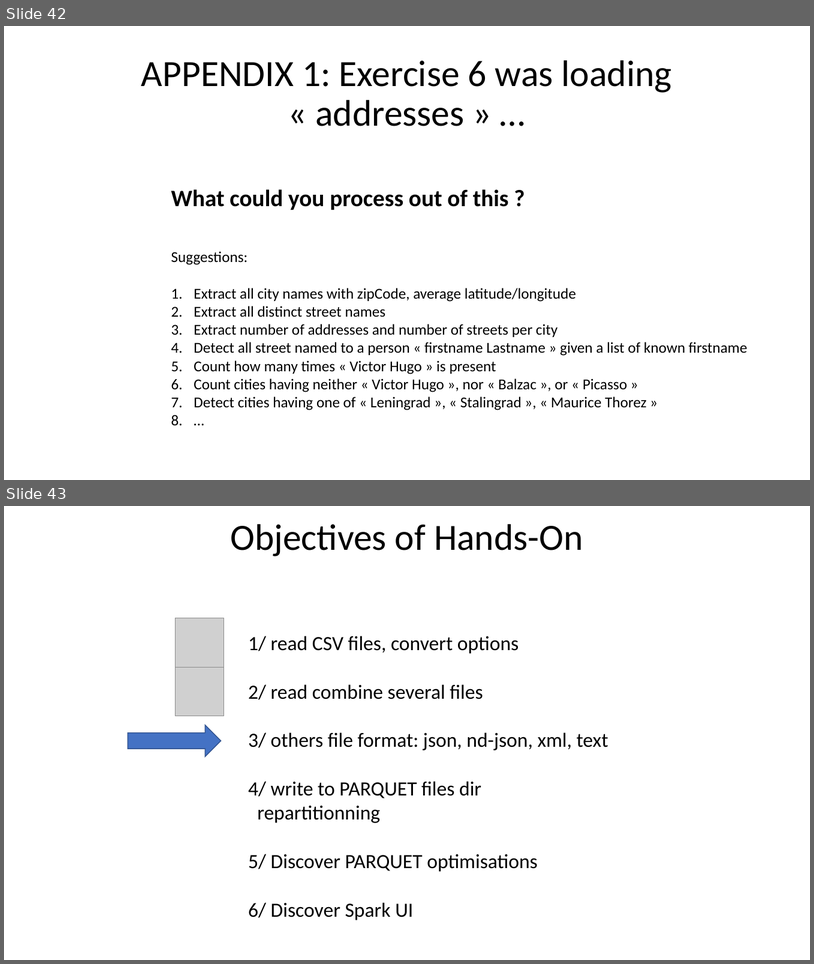
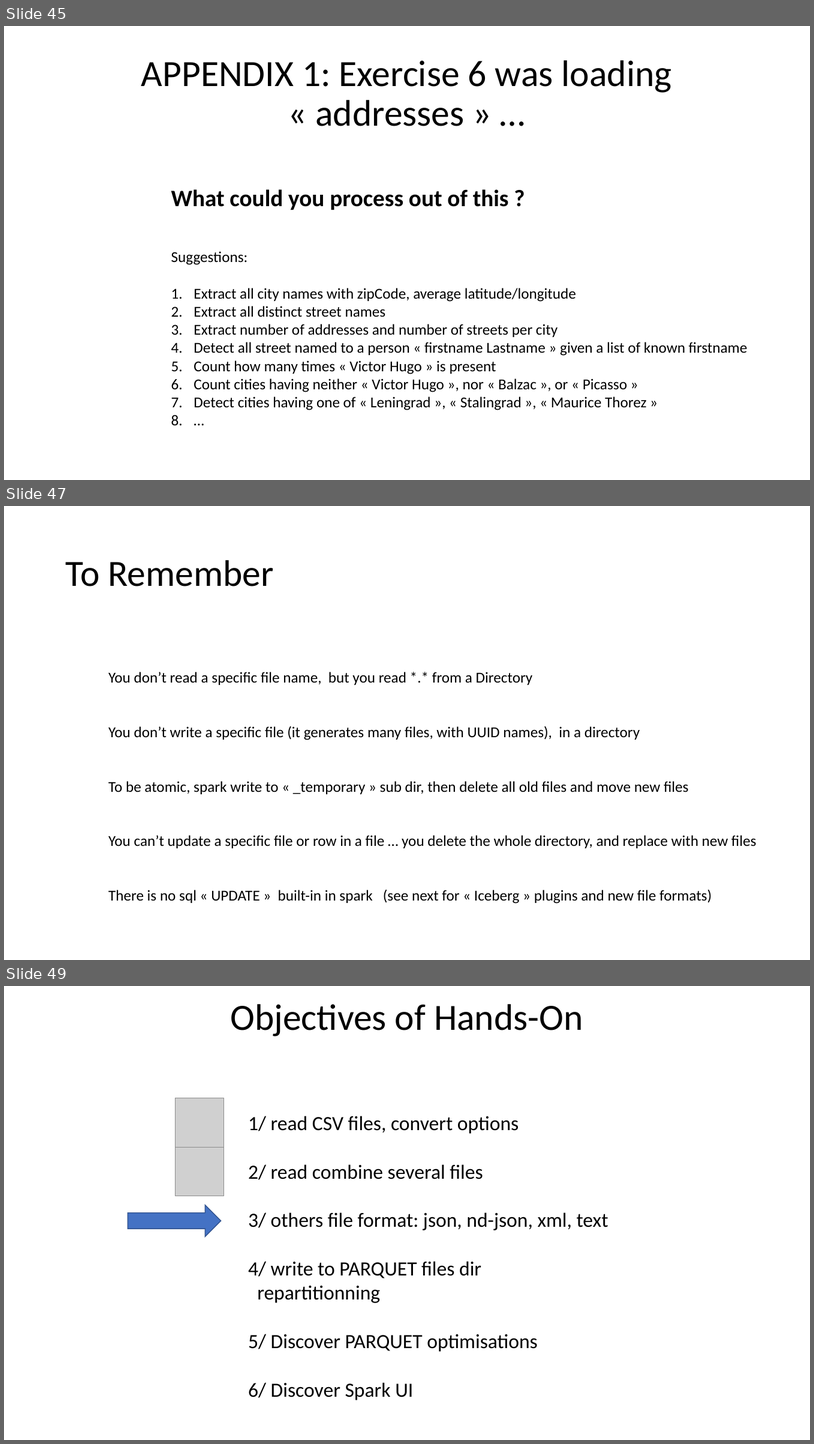
Before and after one commit to Arnaud-Nauwynck/presentations, a slide deck: pres-bigdata/Hands-On/TD2-part1-spark-read-write.pptx. Shown one above the other, each under a label of ours: slides 42 and 43 before the commit, slides 45, 47 and 49 after it; the slides between them are not shown. The pictures are 814x964 and 814x1444 pixels, drawn with LibreOffice and Linux fonts; fonts in the diff are those of the drawing; grey boxes stand for pictures. Boxes give left, top, right and bottom in pixels: in the first picture for what was removed or moved away, otherwise in the second. Text is boxed around its words. In the diff, an @@ line names an element or a change of style, - is before the commit and + after.

```diff
--- a/pres-bigdata/Hands-On/TD2-part1-spark-read-write.pptx
+++ b/pres-bigdata/Hands-On/TD2-part1-spark-read-write.pptx
@@ slide 47 added at bbox=[4, 506, 810, 960], background #FFFFFF @@
@@ title added at bbox=[65, 560, 273, 586], 44 pt, text #000000 @@
+To Remember
@@ text added at bbox=[108, 672, 756, 903], 18 pt, text #000000 @@
+You don’t read a specific file name, but you read *.* from a Directory
+You don’t write a specific file (it generates many files, with UUID names), in a directory
+To be atomic, spark write to « _temporary » sub dir, then delete all old files and move new files
+You can’t update a specific file or row in a file … you delete the whole directory, and replace with new files
+There is no sql « UPDATE » built-in in spark (see next for « Iceberg » plugins and new file formats)
@@ what was slide 42 is now slide 45 @@
@@ what was slide 43 is now slide 49 @@
```
Also in this commit, not shown: 14 slides changed, 15 other slides added, 1 slide removed, 23 other files.
